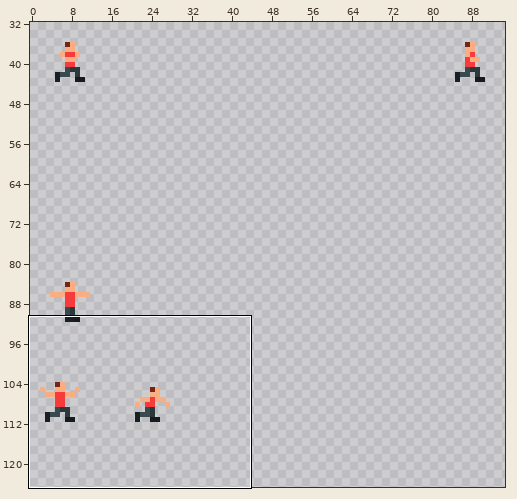
Pixel-art file, stored at data/images/sPlayer_sheet.aseprite. The picture above shows the old version from afar; the outline marks the close-up.
Close-up. Before:
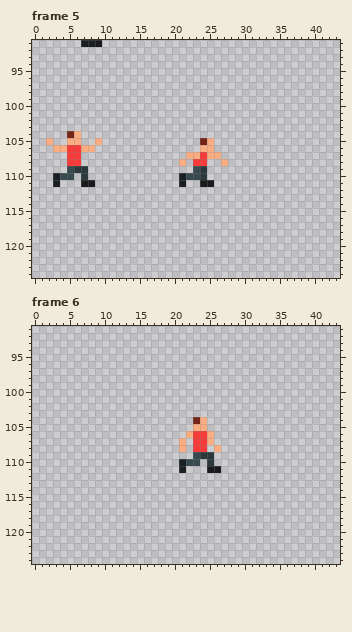
128x128 pixels, 7 frames. Shown: frame 5: x 0..43, y 91..124; frame 6: x 0..43, y 91..124. The wide view leaves out empty margins. The commit also changed other frames or places, which this record leaves out.
The same view after the edit:
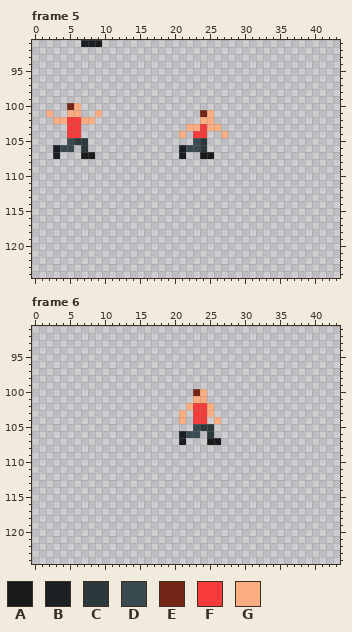
Palette (. is transparent): A #181a1b  B #191f22  C #2b393d  D #384a4f  E #742515  F #f73b3b  G #faad81
What changed:
--- frame 5
@@ x 0..29 @@
  99 ..............................
-100 ..............................
-101 ..............................
-102 ..............................
-103 ..............................
-104 .....EG.......................
-105 ..G..GG..G..............EG....
-106 ...GGFFGG...............GG....
-107 .....FF...............GGFGG...
-108 .....FF..............G.FF..G..
-109 .....DCC...............DC.....
-110 ...BDD.C.............BDDC.....
-111 ...B...AA............B..AA....
+100 .....EG.......................
+101 ..G..GG..G..............EG....
+102 ...GGFFGG...............GG....
+103 .....FF...............GGFGG...
+104 .....FF..............G.FF..G..
+105 .....DCC...............DC.....
+106 ...BDD.C.............BDDC.....
+107 ...B...AA............B..AA....
+108 ..............................
+109 ..............................
+110 ..............................
+111 ..............................
 112 ..............................
--- frame 6
@@ x 19..28 @@
  99 ..........
-100 ..........
-101 ..........
-102 ..........
-103 ..........
-104 ....EG....
-105 ....GG....
-106 ...GFFG...
-107 ..G.FFG...
-108 ..G.FF.G..
-109 ....DCC...
-110 ..BDD.C...
-111 ..B...AA..
+100 ....EG....
+101 ....GG....
+102 ...GFFG...
+103 ..G.FFG...
+104 ..G.FF.G..
+105 ....DCC...
+106 ..BDD.C...
+107 ..B...AA..
+108 ..........
+109 ..........
+110 ..........
+111 ..........
 112 ..........
Where, in picture pixels (left, top, right, bottom), the same in both close-ups:
changed: (46, 103, 102, 187)
changed: (179, 110, 228, 187)
changed: (179, 389, 221, 473)
